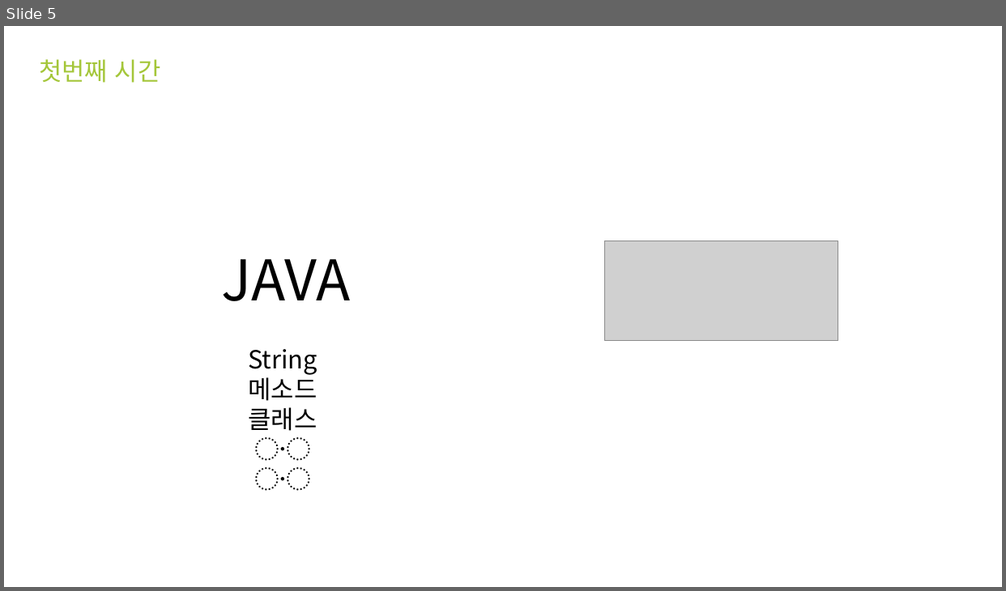
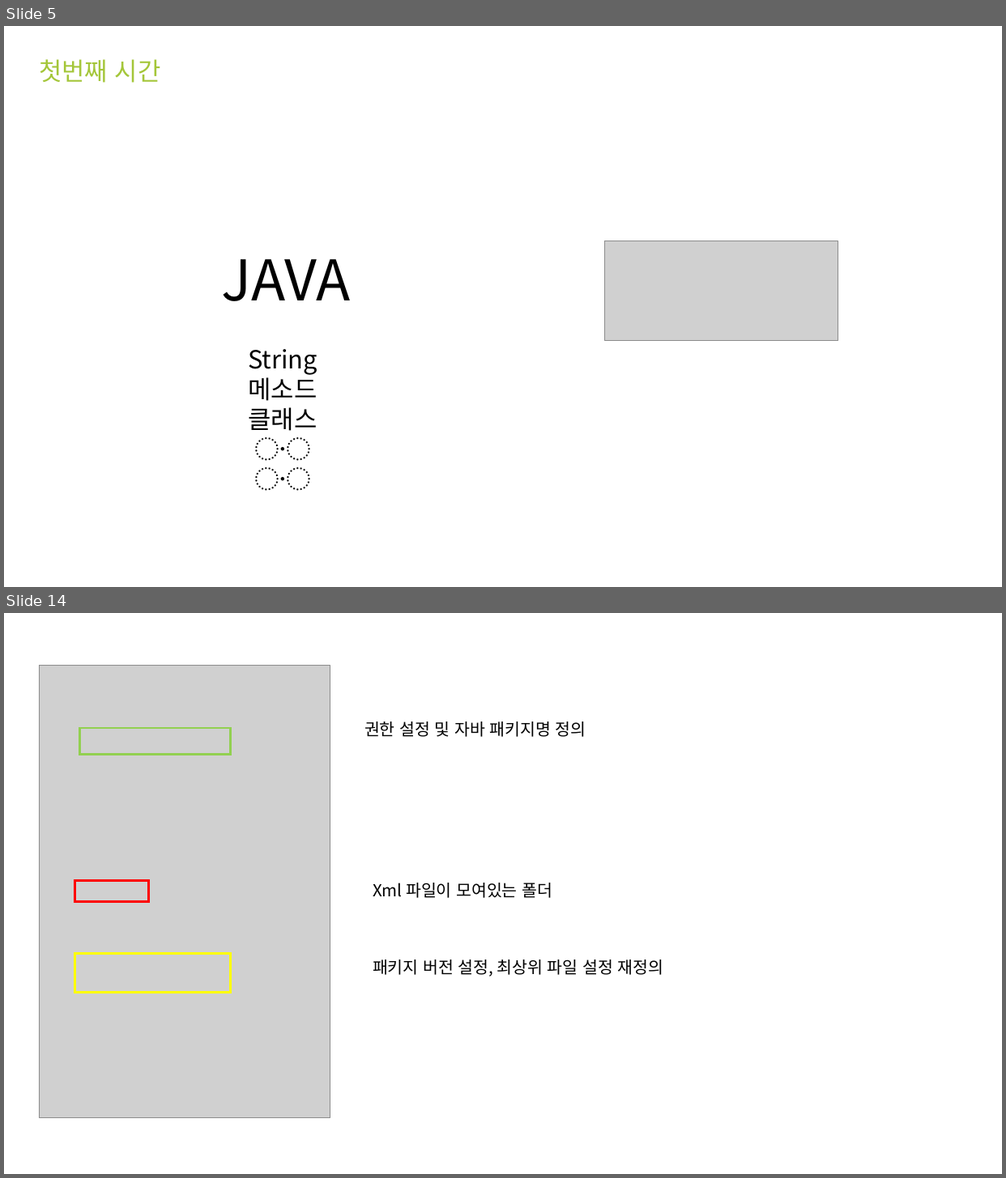
Before and after one commit to SinaGram-DSM/Tasting, a slide deck: Android/Android.pptx. Shown one above the other, each under a label of ours: slide 5 before the commit, slides 5 and 14 after it; the slides between them are not shown. The pictures are 1006x591 and 1006x1178 pixels, drawn with LibreOffice and Linux fonts; fonts in the diff are those of the drawing; grey boxes stand for pictures. Boxes give left, top, right and bottom in pixels: in the first picture for what was removed or moved away, otherwise in the second. Text is boxed around its words. In the diff, an @@ line names an element or a change of style, - is before the commit and + after.

```diff
--- a/Android/Android.pptx
+++ b/Android/Android.pptx
@@ slide 14 added at [4, 613, 1002, 1174], background #FFFFFF @@
@@ picture added at [39, 666, 330, 1118] @@
@@ rectangle added at [79, 728, 231, 755], outline #92D050 2.25 pt @@
@@ text added at [364, 722, 586, 737], 16 pt, text #000000 @@
+권한 설정 및 자바 패키지명 정의
@@ rectangle added at [75, 880, 149, 901], outline #FF0000 2.25 pt @@
@@ text added at [373, 883, 553, 898], 16 pt, text #000000 @@
+Xml 파일이 모여있는 폴더
@@ rectangle added at [75, 954, 231, 993], outline #FFFF00 2.25 pt @@
@@ text added at [373, 960, 664, 977], 16 pt, text #000000 @@
+패키지 버전 설정, 최상위 파일 설정 재정의
```
Also in this commit, not shown: 12 other slides added, 2 slides removed.
